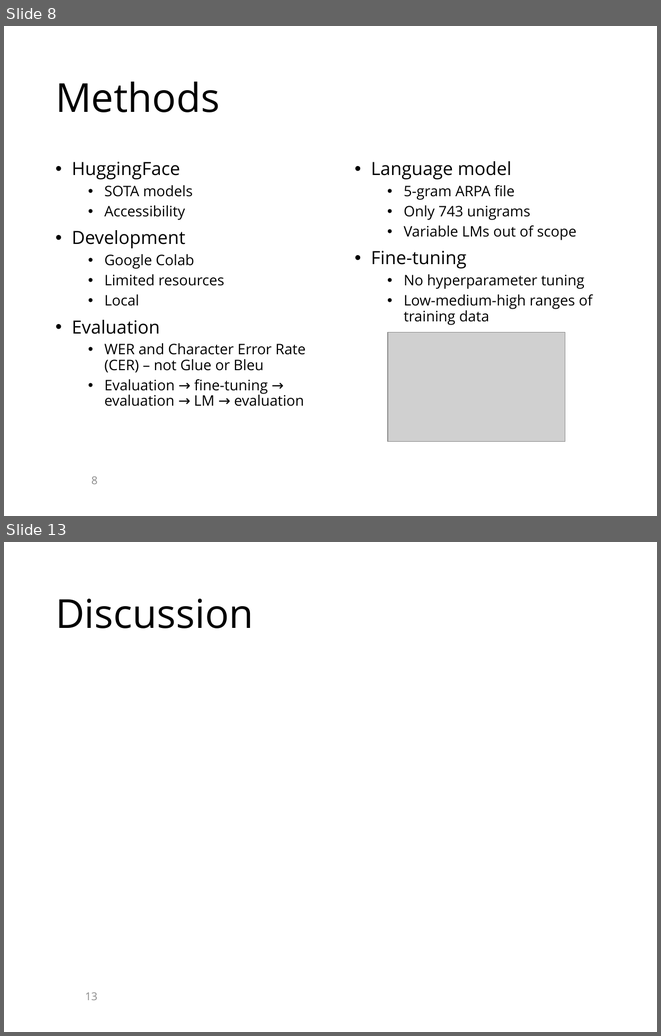
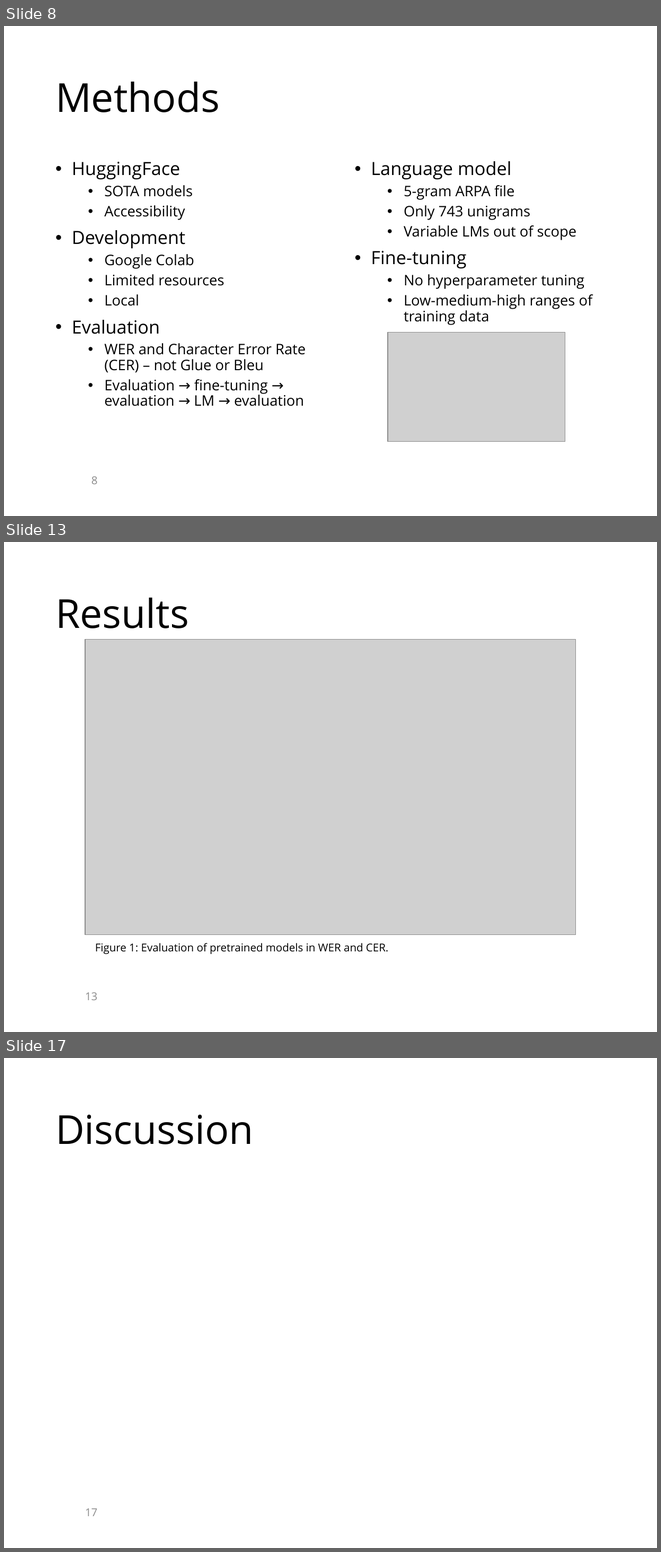
Before and after one commit to KaranChand/ATC, a slide deck: PowerPoint_presentation_template.pptx. Shown one above the other, each under a label of ours: slides 8 and 13 before the commit, slides 8, 13 and 17 after it; the slides between them are not shown. The pictures are 661x1036 and 661x1552 pixels, drawn with LibreOffice and Linux fonts; fonts in the diff are those of the drawing; grey boxes stand for pictures; background and template pictures are left out. Boxes give left, top, right and bottom in pixels: in the first picture for what was removed or moved away, otherwise in the second. Text is boxed around its words. In the diff, an @@ line names an element or a change of style, - is before the commit and + after.

```diff
--- a/PowerPoint_presentation_template.pptx
+++ b/PowerPoint_presentation_template.pptx
@@ slide 13 added at [4, 542, 657, 1032], background picture (left out) @@
@@ title added at [55, 597, 189, 628], 44 pt, text #000000 @@
+Results
@@ picture added at [85, 640, 575, 934] @@
@@ text added at [95, 943, 388, 954], 12 pt, text #000000 @@
+Figure 1: Evaluation of pretrained models in WER and CER.
@@ page number added at [85, 992, 97, 1000], 12 pt, text #8C8C8C @@
+13
@@ what was slide 13 is now slide 17 @@
@@ page number at [85, 1508, 97, 1516]: text changed @@
-13
+17
```
Also in this commit, not shown: 3 slides changed, 4 other slides added, 1 slide removed.
